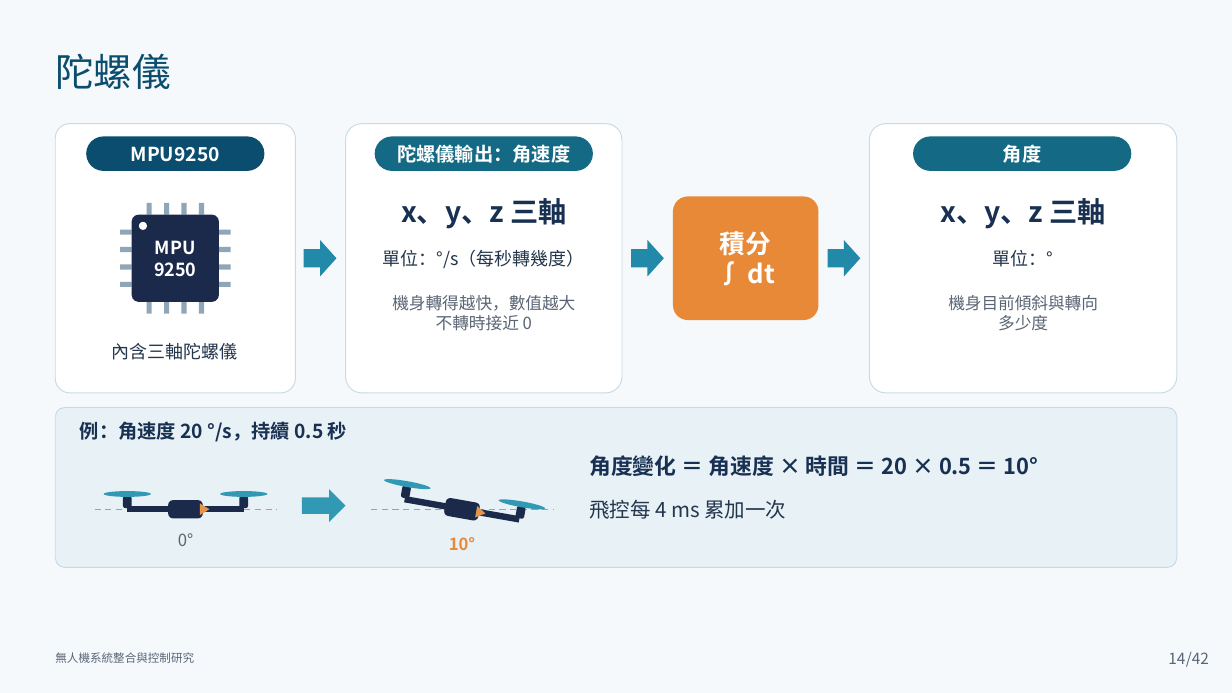
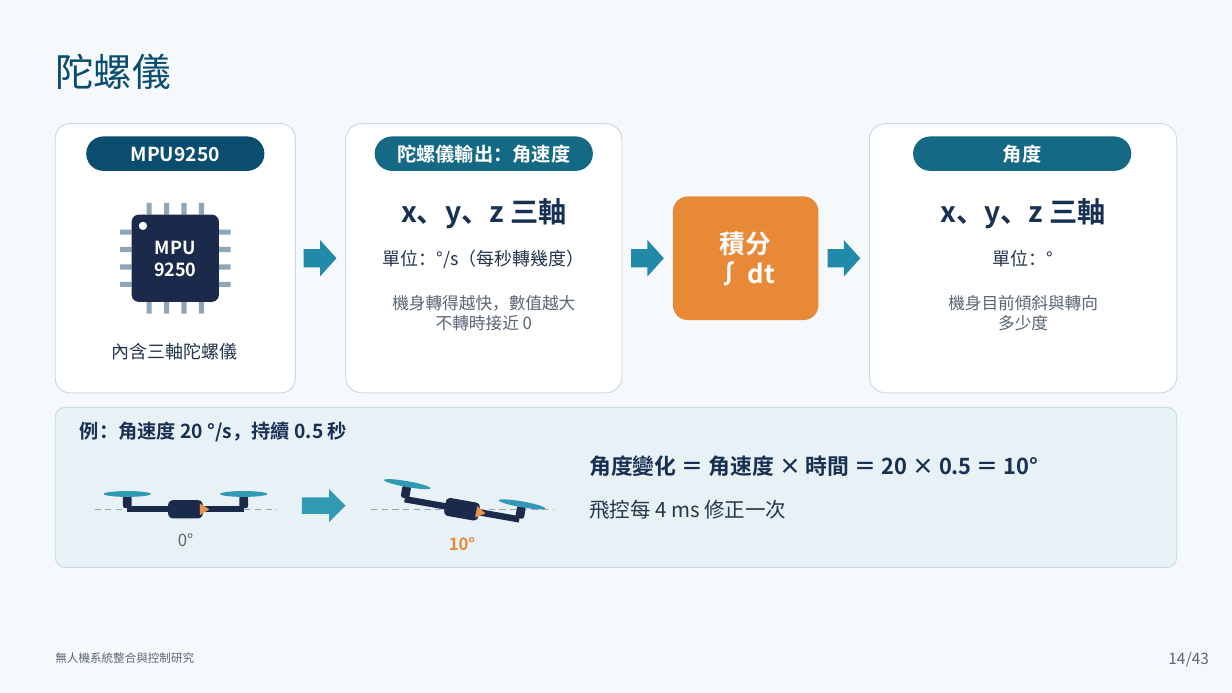
Before and after one commit to lingken1028/-, a slide deck: slide 14 of 無人機系統整合與控制研究_口試簡報 2.pptx. Drawn at 1232x693 pixels with LibreOffice and Linux fonts; fonts in the diff are those of the drawing. Boxes give left, top, right and bottom in pixels: in the first picture for what was removed or moved away, otherwise in the second. Text is boxed around its words. In the diff, an @@ line names an element or a change of style, - is before the commit and + after.

```diff
--- a/無人機系統整合與控制研究_口試簡報 2.pptx
+++ b/無人機系統整合與控制研究_口試簡報 2.pptx
@@ text at <box>589,500,786,519</box>: text changed @@
-飛控每 4 ms 累加一次
+飛控每 4 ms 修正一次
@@ text at <box>1186,652,1209,667</box>: text changed @@
-/42
+/43
```
Also in this commit, not shown: 85 other slides changed, 1 slide added.
